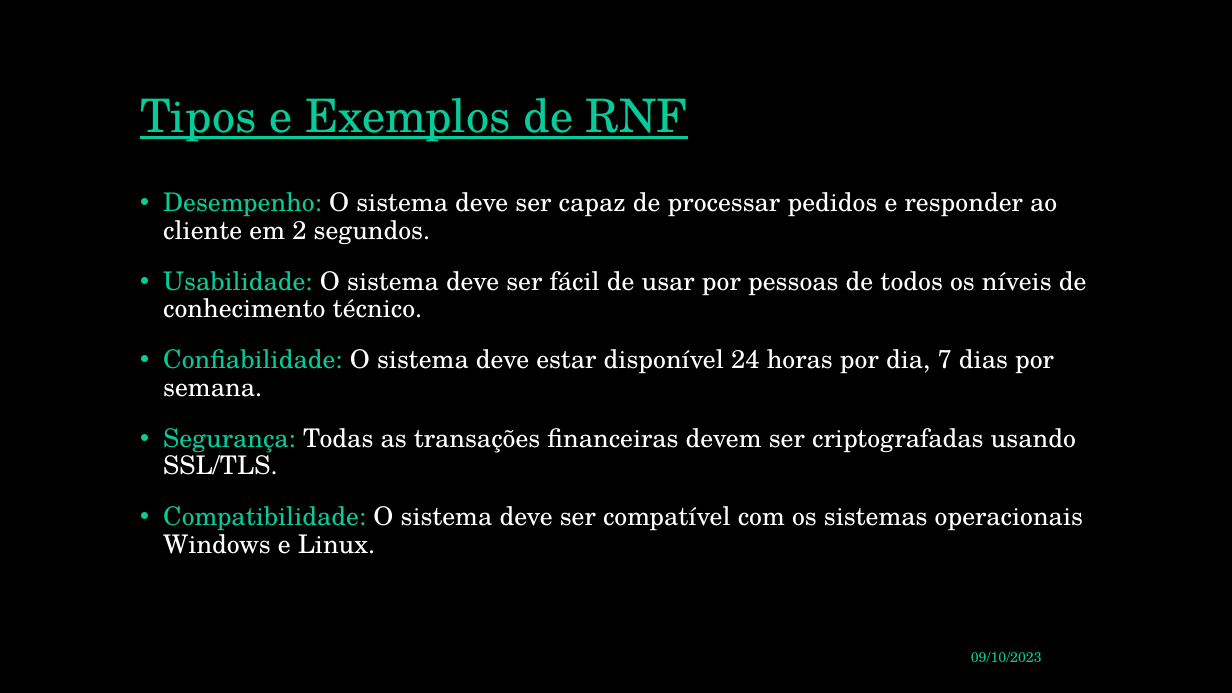
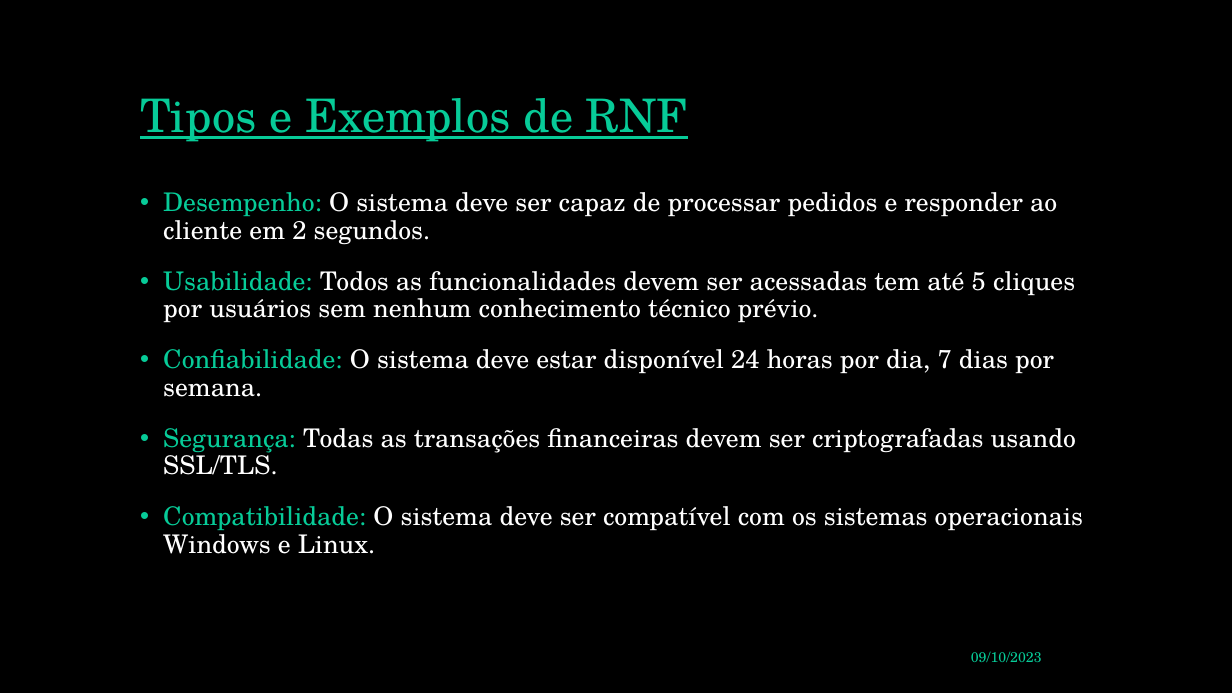
Before and after one commit to aryfarahs/PUCPR, a slide deck: slide 3 of 2º Período/Engenharia de Requisitos/Requisitos Não Funcionais.pptx. Drawn at 1232x693 pixels with LibreOffice and Linux fonts; fonts in the diff are those of the drawing. Boxes give left, top, right and bottom in pixels: in the first picture for what was removed or moved away, otherwise in the second. Text is boxed around its words. In the diff, an @@ line names an element or a change of style, - is before the commit and + after.

```diff
--- a/2º Período/Engenharia de Requisitos/Requisitos Não Funcionais.pptx
+++ b/2º Período/Engenharia de Requisitos/Requisitos Não Funcionais.pptx
@@ text at (x1=163, y1=271, x2=1075, y2=323): text changed @@
-• Usabilidade: O sistema deve ser fácil de usar por pessoas de todos os níveis de conhecimento técnico.
+• Usabilidade: Todos as funcionalidades devem ser acessadas tem até 5 cliques por usuários sem nenhum conhecimento técnico prévio.
```
Also in this commit, not shown: 3 other slides changed, 1 slide removed, 1 other file.
